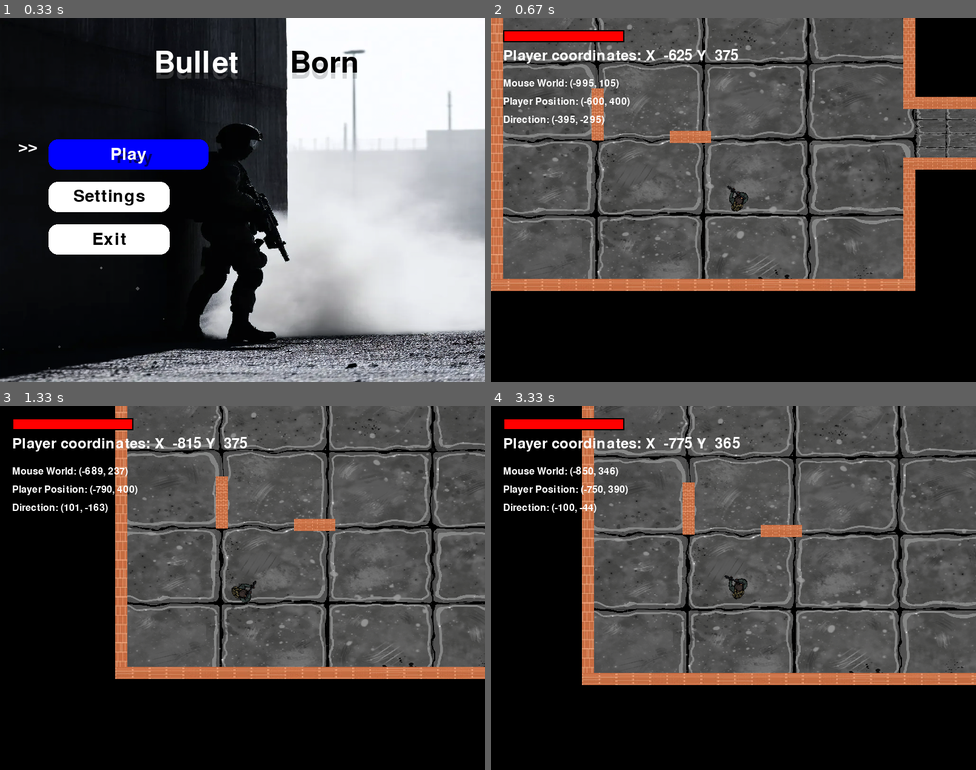
Above: before the commit, frames 1-4 (two rows, left to right).
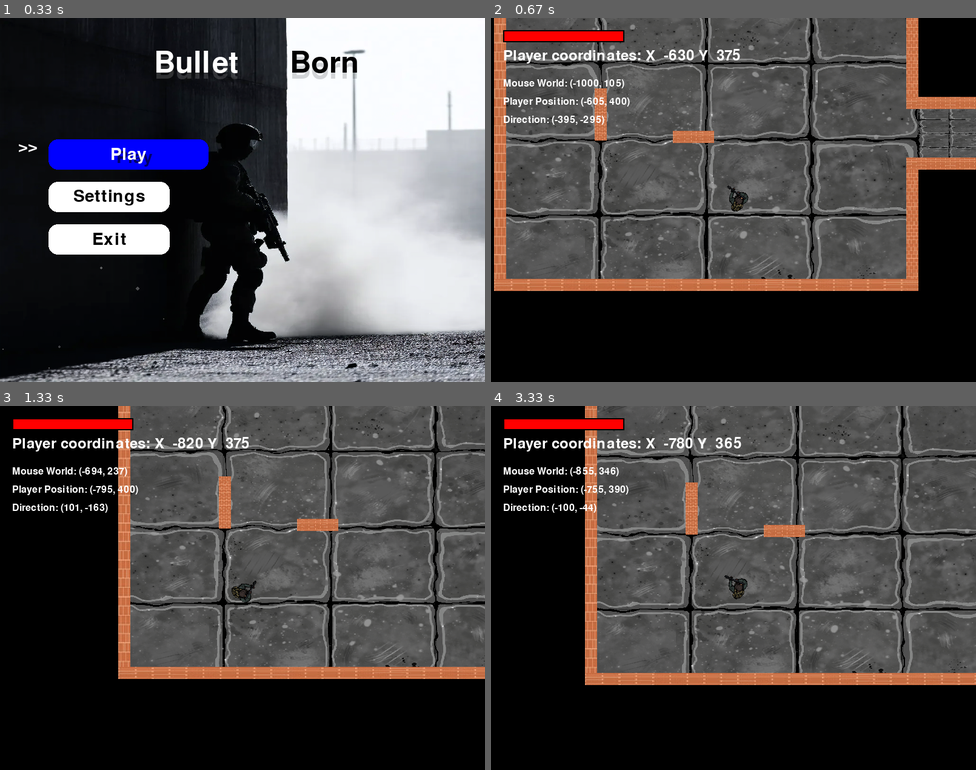
Above: after the commit, the same moments.

Repository: ML642/Pygame-Project
Game: pygame game, started from Maingame.py
Same seed, same stepped clock (60 frames per second), same inputs: the game is played once before the commit and once after it.
Inputs (mouse positions are in pixels of both pictures, inside the frame that each line leads up to):
- Up to frame 1 (0.33 s): no input
- Up to frame 2 (0.67 s): hold Enter from 0.33 s (still down); hold Left from 0.33 s (still down)
- Up to frame 3 (1.33 s): release Enter at 0.87 s; release Left at 0.87 s; hold Left from 0.9 s (still down); move the mouse to (305, 489) at 0.93 s
- Up to frame 4 (3.33 s): release Left at 1.43 s; hold Down 1.47-1.77 s; move the mouse to (651, 675) at 1.5 s; hold Left 1.8-2.2 s; move the mouse to (752, 631) at 1.83 s; hold Up 2.23-2.6 s; move the mouse to (568, 675) at 2.27 s; hold Right 2.63-3.27 s; move the mouse to (675, 562) at 2.67 s; hold Down from 3.3 s (still down)

Frame 1 is identical in both runs. In frame 2, 11% of the frame differs, in the area x 0-100%, y 0-75%; in frame 3, 9.4%; in frame 4, 9.7%.

Commit message:
minor fix

Diff:
--- a/Main_Menu.py
+++ b/Main_Menu.py
@@ -8,7 +8,7 @@
 
 def Main_menu (actual_screen_width = 1300, actual_screen_height =800):
     os.environ['SDL_VIDEO_CENTERED'] = "1"
-
+    data = [0 , (800,600) ,300]
     screen_width = 800
     screen_height = 600
 
@@ -67,11 +67,16 @@
                 if event.key == pygame.K_ESCAPE:
                     Main_Menu = False
                     pygame.quit()
+
+
+
             if event.type == pygame.KEYDOWN and event.key == pygame.K_RETURN:
                 if active == 0:
                     Main_Menu = False
+
                     running = True
                     pygame.mouse.set_visible(True)
+                    return data
                 elif active == 1:
                     print("Opening settings...")
                     settings_menu = SettingsMenu(actual_screen_width, actual_screen_height)
@@ -84,6 +89,7 @@
 
                         Main_Menu = False
                         Main_menu(width_x,width_y)
+                        return data
                 elif active == 2:
                     pygame.quit()
                     exit()
--- a/Maingame.py
+++ b/Maingame.py
@@ -9,6 +9,9 @@
 from UI_components import draw_health_bar , Menu_option , DustParticle
 from stopmenu import pause_menu , draw_button , draw_slider
 from Main_Menu import Main_menu
+from interactive_objects import  DestructibleObject , SpikeTrap , ExplosiveBarrel
+
+
 from setting_menu import SettingsMenu
 
 
@@ -41,8 +44,13 @@
 BLUE = (0, 0, 255)
 WHITE = (255, 255, 255)
 YELLOW = (255, 255, 0)
-
-
+data = [ 0 , (800,600) ]
+# data =
+# SELECTED_WIDTH,SELECTED_HEIGHT = data[1]
+
+
+scale_x = SELECTED_WIDTH / BASE_WIDTH
+scale_y = SELECTED_HEIGHT / BASE_HEIGHT
 
 ROOM_WIDTH, ROOM_HEIGHT = 700 * scale_x, 500 * scale_y
 CELL_SIZE = 40
@@ -70,6 +78,7 @@
 
 
 
+
 Rooms = pygame.sprite.Group()
 floors = pygame.sprite.Group()
 kills = 0
@@ -100,11 +109,17 @@
 player = Player (scale_x,scale_y)
 #############################
 
+
+
 walls = generate_room(int((-300 - ROOM_WIDTH) + int(OFFSET) * ( scale_x -1 ) )  ,int( 50 ), 7, 1, scale_x ,scale_y )  # initiate first room
 floors.add(Floor((-300 - 700) - int(OFFSET2) * (scale_x -1 ),  50 * scale_y  , scale_x , scale_y))
 floors.add(Floor_Hallway((-300) -  int(OFFSET3) *(scale_x -1), (50 + 195) * scale_y, 400 , 90  , scale_x , scale_y))
 
+
+
 #############################
+
+
 
 for room_data in level_1data:
     Room_Create(room_data["x"], room_data["y"], room_data["form"], room_data["type"], room_data["enemies_counter"])
@@ -128,9 +143,9 @@
 
 player.rect.center = ( -500 +(1-scale_x) * OFFSET ,50 + ( 700 / 2 )* scale_y - OFFSETY  )  # - move the player to the room
 
+
+
 Main_menu(SELECTED_WIDTH , SELECTED_HEIGHT)
-
-
 
 pygame.mouse.set_visible(True)
 while running:
@@ -237,6 +252,8 @@
             screen.blit(enemy.image, camera.apply(enemy))
         screen.blit(rotated_image, rotated_rect.topleft + pygame.math.Vector2(camera.camera.topleft))
 
+        # test1 = DestructibleObject(250,250,50,50,23)
+        # test1.draw(screen)
 
         for tear in player.tears:
             adjusted_pos = tear.rect.topleft + pygame.math.Vector2(camera.camera.topleft)
